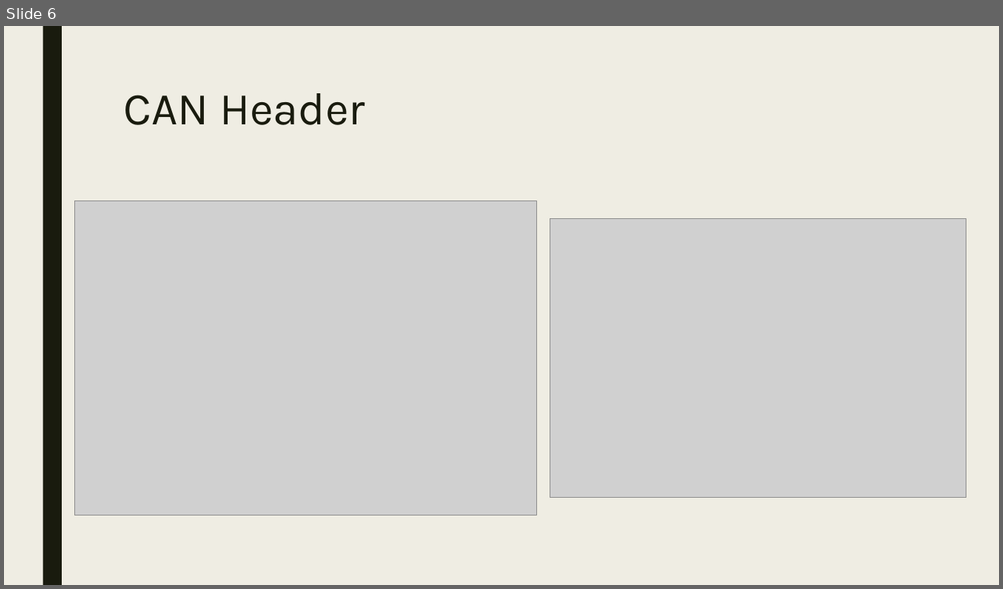
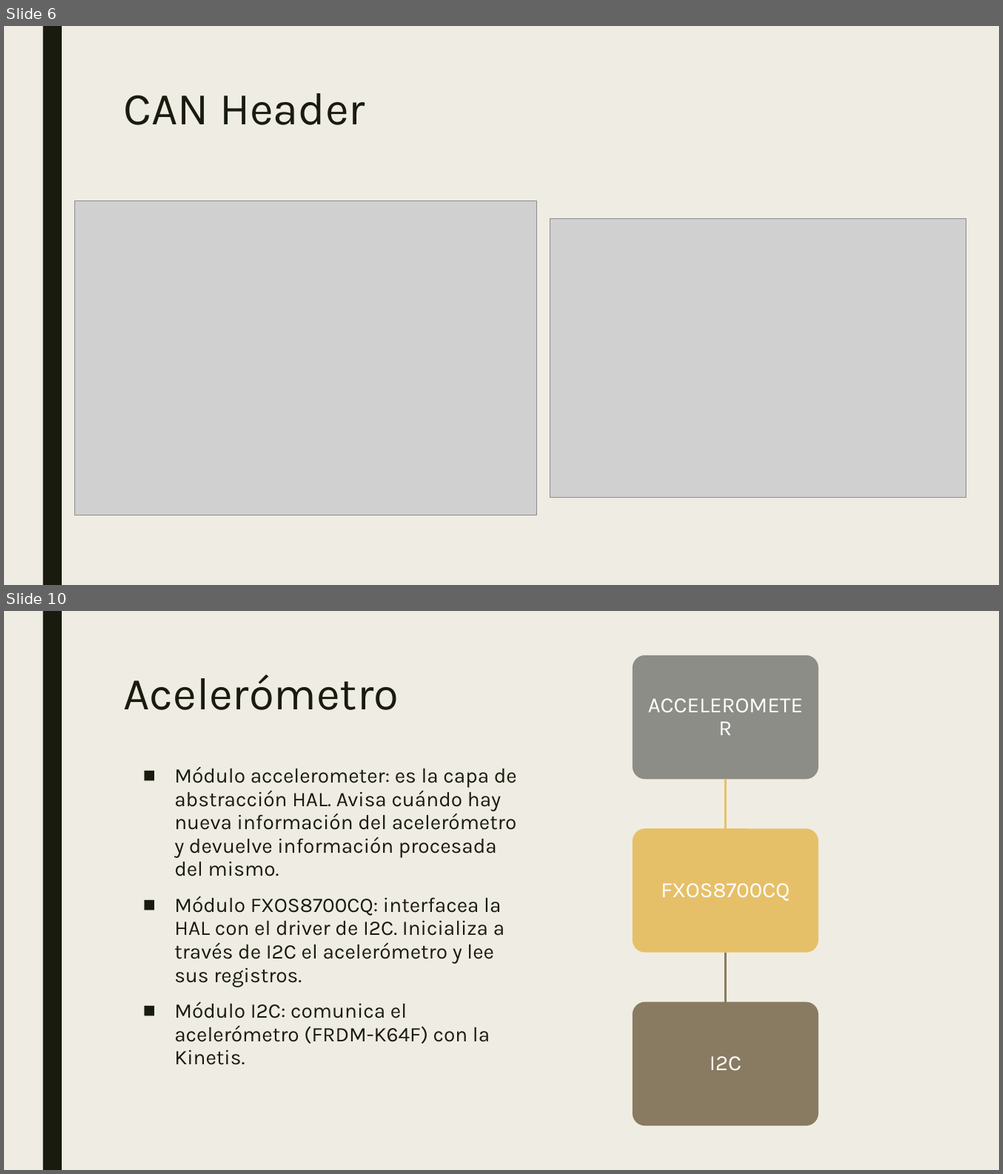
Before and after one commit to mlarroque/TP2-LABmicros, a slide deck: PPT/Comunicación serie.pptx. Shown one above the other, each under a label of ours: slide 6 before the commit, slides 6 and 10 after it; the slides between them are not shown. The pictures are 1003x589 and 1003x1174 pixels, drawn with LibreOffice and Linux fonts; fonts in the diff are those of the drawing; grey boxes stand for pictures. Boxes give left, top, right and bottom in pixels: in the first picture for what was removed or moved away, otherwise in the second. Text is boxed around its words. In the diff, an @@ line names an element or a change of style, - is before the commit and + after.

```diff
--- a/PPT/Comunicación serie.pptx
+++ b/PPT/Comunicación serie.pptx
@@ slide 10 added at <box>4,611,999,1170</box>, background #EFEDE3; not listed: 1 template element that a slide beside it also shows @@
@@ title added at <box>123,675,398,710</box>, 44 pt, text #191B0E @@
+Acelerómetro
@@ text added at <box>174,766,517,1065</box>, 20 pt, text #191B0E @@
+■ Módulo accelerometer: es la capa de abstracción HAL. Avisa cuándo hay nueva información del acelerómetro y devuelve información procesada del mismo.
+■ Módulo FXOS8700CQ: interfacea la HAL con el driver de I2C. Inicializa a través de I2C el acelerómetro y lee sus registros.
+■ Módulo I2C: comunica el acelerómetro (FRDM-K64F) con la Kinetis.
@@ group added at <box>250,655,818,1127</box>: 3 rounded rectangles, 3 texts, 2 freeform shapes @@
+ACCELEROMETER
+FXOS8700CQ
+I2C
```
Also in this commit, not shown: 2 slides changed, 2 other slides added, 2 other files.
